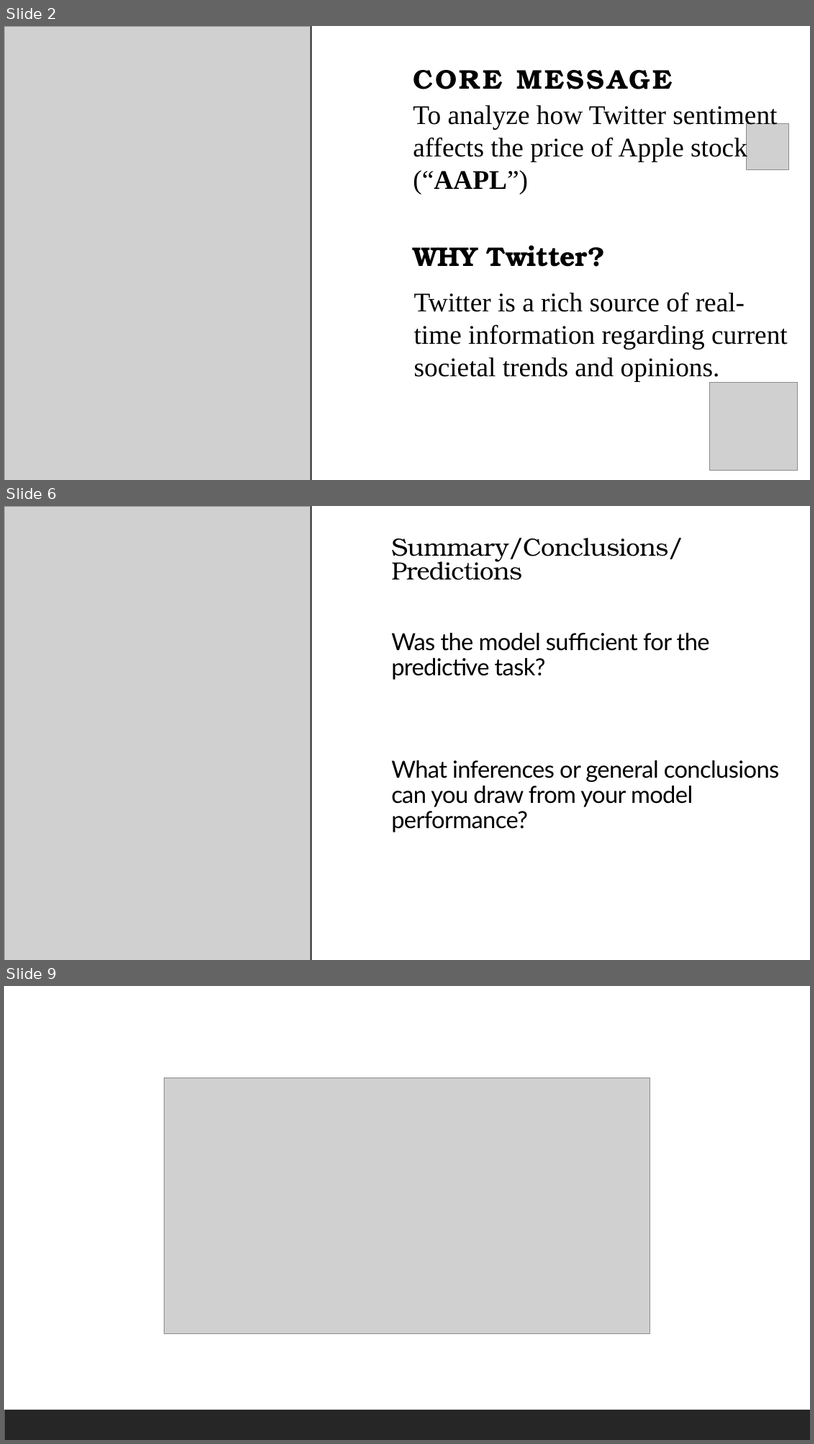
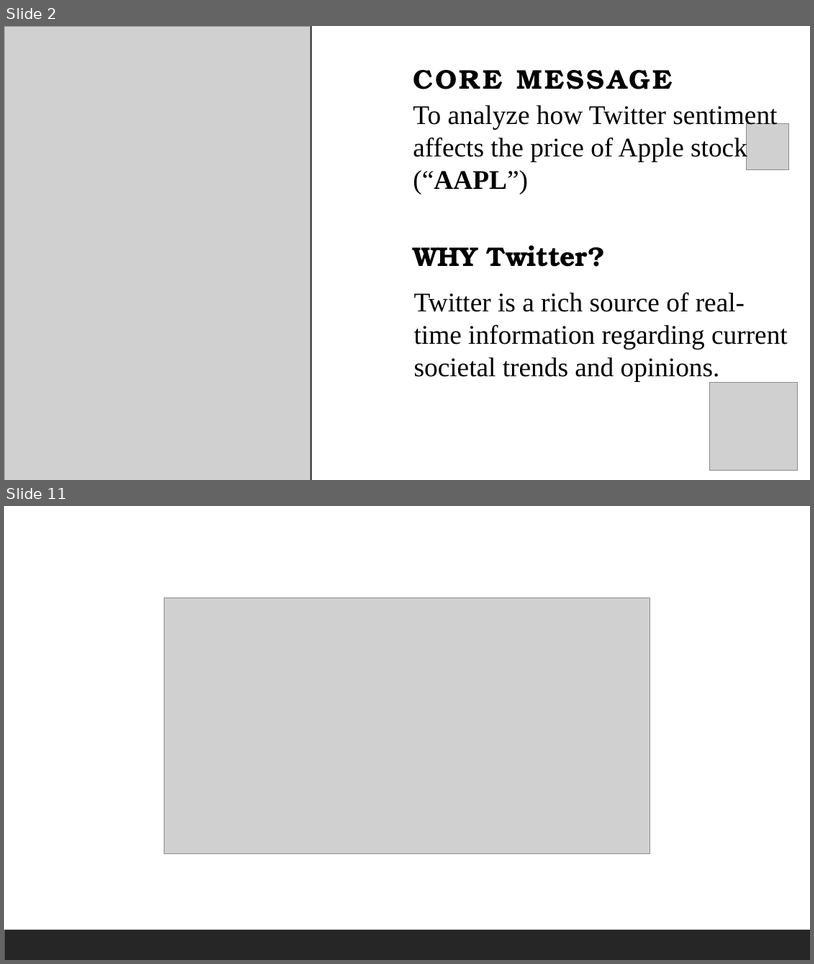
Before and after one commit to you915/Sentiment-Analysis-of-Twitter-Data-for-predicting-Apple-stock-price, a slide deck: Project 2 - Group 4.pptx. Shown one above the other, each under a label of ours: slides 2, 6 and 9 before the commit, slides 2 and 11 after it; the slides between them are not shown. The pictures are 814x1444 and 814x964 pixels, drawn with LibreOffice and Linux fonts; fonts in the diff are those of the drawing; grey boxes stand for pictures. Boxes give left, top, right and bottom in pixels: in the first picture for what was removed or moved away, otherwise in the second. Text is boxed around its words. In the diff, an @@ line names an element or a change of style, - is before the commit and + after.

```diff
--- a/Project 2 - Group 4.pptx
+++ b/Project 2 - Group 4.pptx
@@ slide 6 removed at <box>4,506,810,960</box>, background #FFFFFF; not listed: 1 template element that a slide beside it also shows @@
@@ picture removed at <box>4,506,311,960</box> @@
@@ text removed at <box>391,538,683,580</box> @@
-Summary/Conclusions/Predictions
@@ text removed at <box>391,633,779,832</box> @@
-Was the model sufficient for the predictive task?
-What inferences or general conclusions can you draw from your model performance?
@@ what was slide 9 is now slide 11 @@
```
Also in this commit, not shown: 5 slides changed, 3 slides added.
